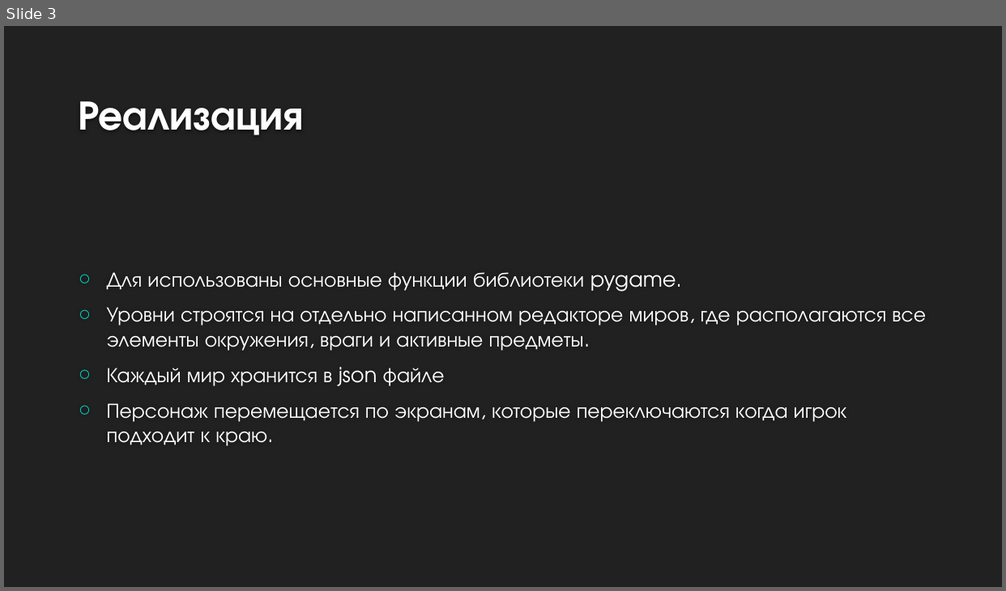
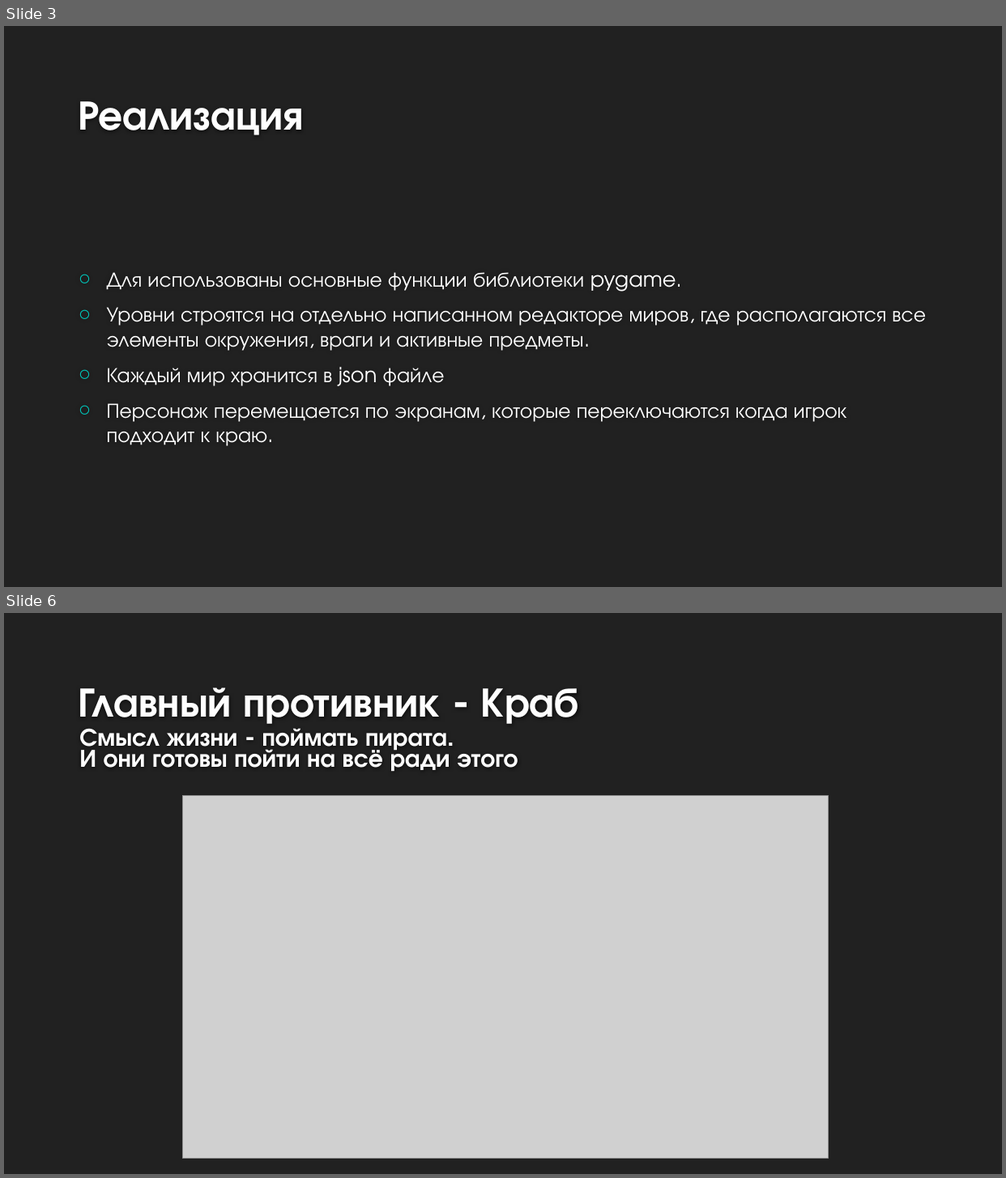
Before and after one commit to MixelTe/The-Legend-of-Pirate, a slide deck: docs/The Legend of Pirate.pptx. Shown one above the other, each under a label of ours: slide 3 before the commit, slides 3 and 6 after it; the slides between them are not shown. The pictures are 1006x591 and 1006x1178 pixels, drawn with LibreOffice and Linux fonts; fonts in the diff are those of the drawing; grey boxes stand for pictures; background and template pictures are left out. Boxes give left, top, right and bottom in pixels: in the first picture for what was removed or moved away, otherwise in the second. Text is boxed around its words. In the diff, an @@ line names an element or a change of style, - is before the commit and + after.

```diff
--- a/docs/The Legend of Pirate.pptx
+++ b/docs/The Legend of Pirate.pptx
@@ slide 6 added at <box>4,613,1002,1174</box>, background #212121 @@
@@ title added at <box>78,688,579,724</box>, 40 pt, text #FEFEFE, bold @@
+Главный противник - Краб
@@ text added at <box>79,723,518,771</box>, 24 pt, text #FEFEFE, bold @@
+Смысл жизни - поймать пирата.
+И они готовы пойти на всё ради этого
@@ picture added at <box>183,796,829,1159</box> @@
```
Also in this commit, not shown: 2 slides changed, 3 other slides added, 1 slide removed, 5 other files.
